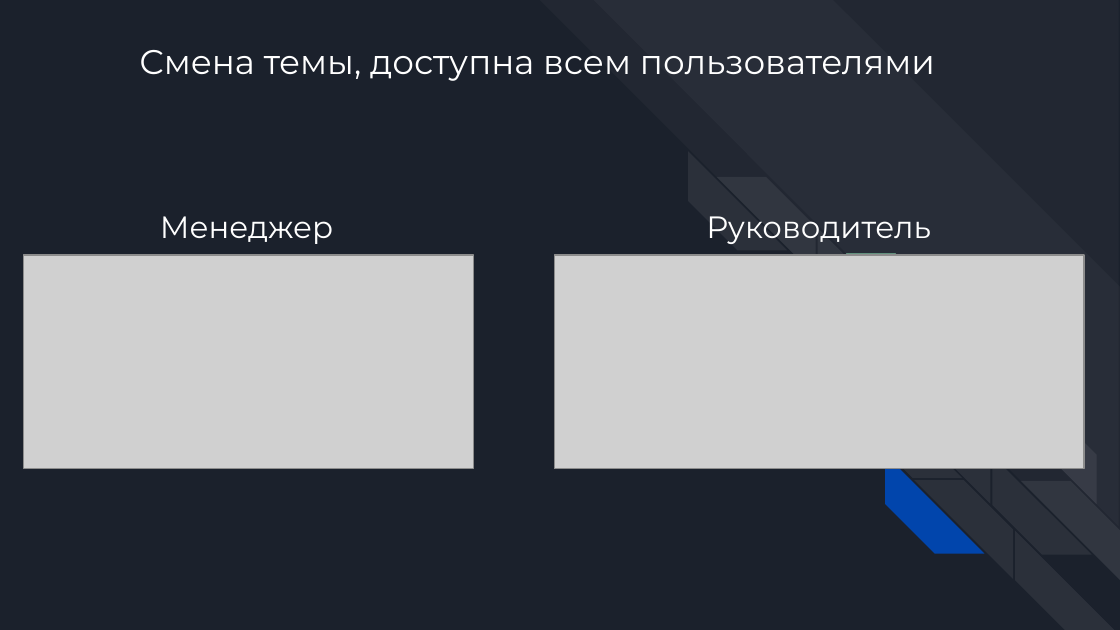
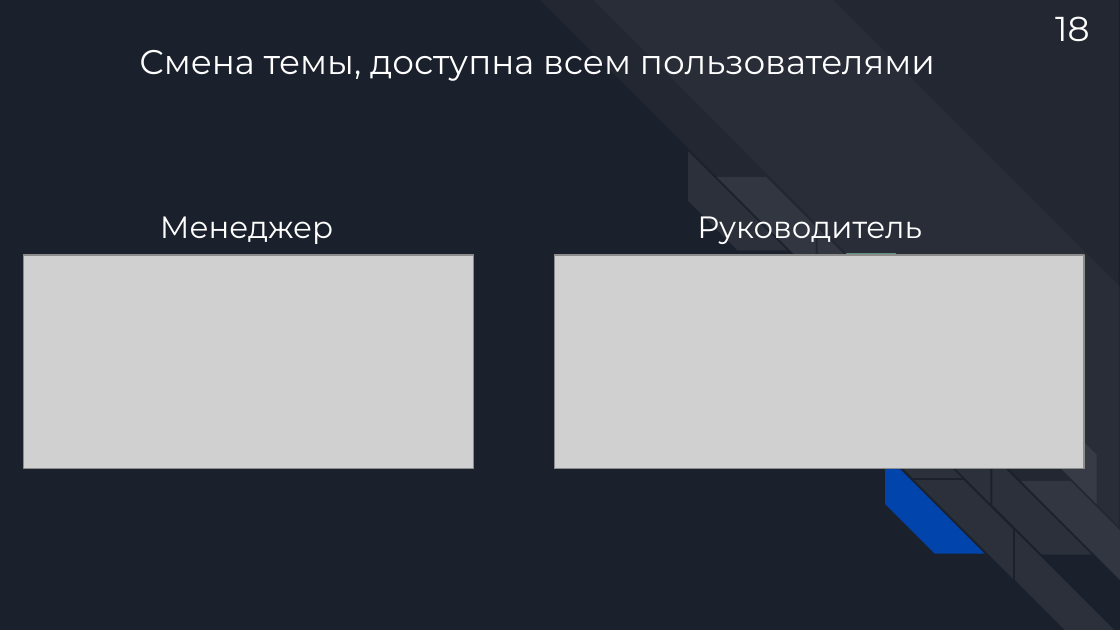
Before and after one commit to barKoZZeR/Diplom_project, a slide deck: slide 18 of Презентация дипломного проекта (Кашин С.И.).pptx. Drawn at 1120x630 pixels with LibreOffice and Linux fonts; fonts in the diff are those of the drawing; grey boxes stand for pictures. Boxes give left, top, right and bottom in pixels: in the first picture for what was removed or moved away, otherwise in the second. Text is boxed around its words. In the diff, an @@ line names an element or a change of style, - is before the commit and + after.

```diff
--- a/Презентация дипломного проекта (Кашин С.И.).pptx
+++ b/Презентация дипломного проекта (Кашин С.И.).pptx
@@ text added at box(1055, 16, 1089, 41), 22.2 pt, text #FFFFFF @@
+18
@@ title "Руководитель": place and size @@
-title "Руководитель" at box(706, 216, 931, 244)
+title "Руководитель" at box(697, 216, 922, 244)
```
Also in this commit, not shown: 19 other slides changed, 1 slide added.
